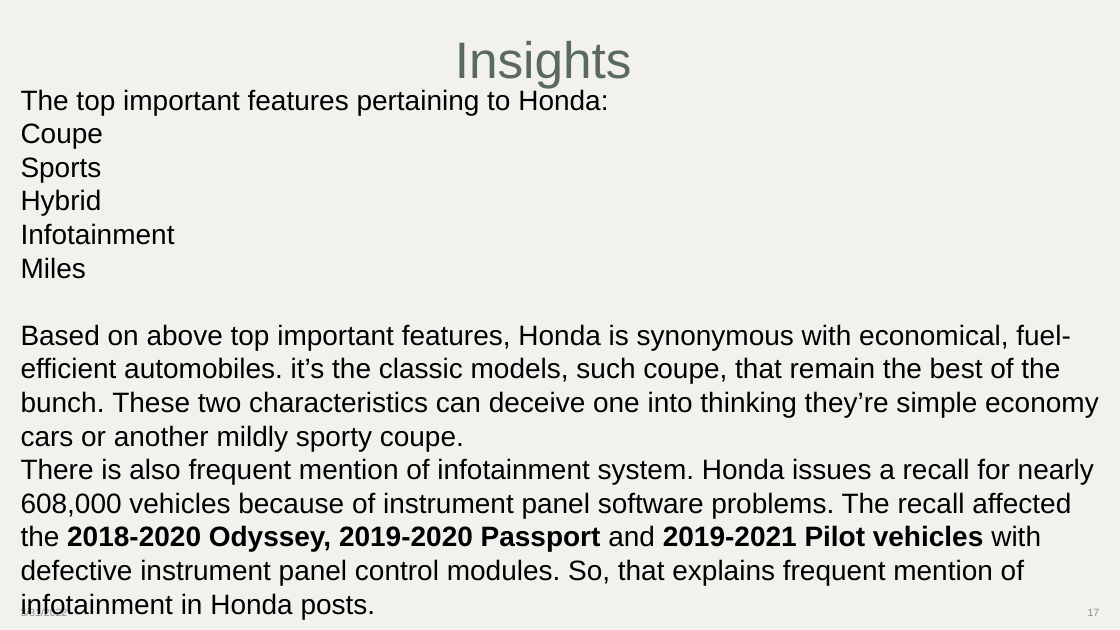
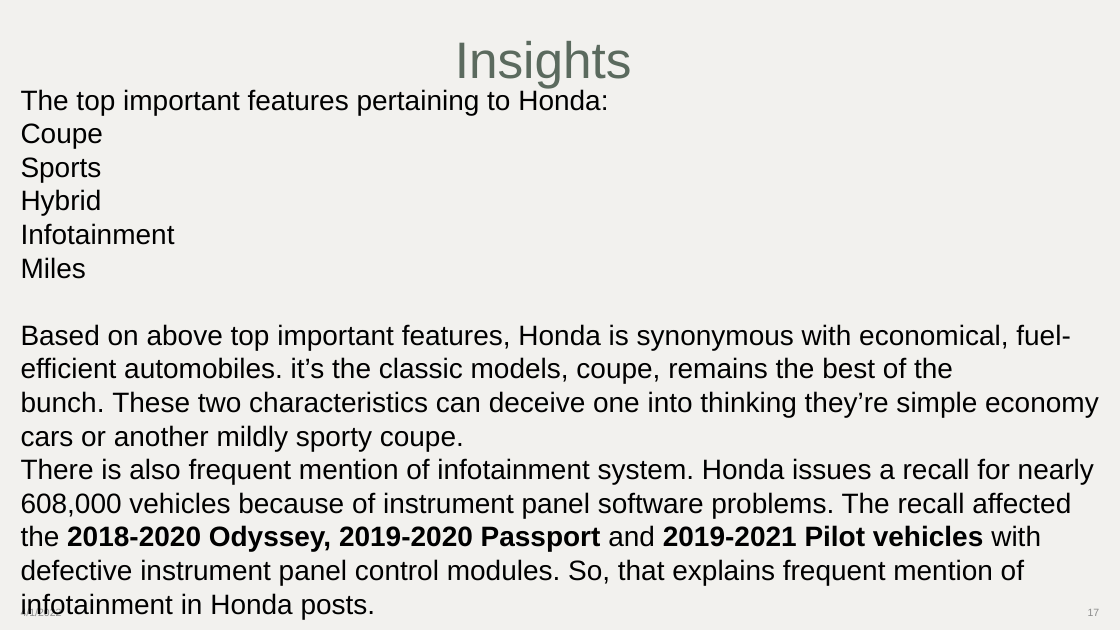
Before and after one commit to yyuetmeng/GA-Project, a slide deck: slide 17 of Project 3- SubReddit Classification/Analysis of Honda Post versus.pptx. Drawn at 1120x630 pixels with LibreOffice and Linux fonts; fonts in the diff are those of the drawing. Boxes give left, top, right and bottom in pixels: in the first picture for what was removed or moved away, otherwise in the second. Text is boxed around its words. In the diff, an @@ line names an element or a change of style, - is before the commit and + after.

```diff
--- a/Project 3- SubReddit Classification/Analysis of Honda Post versus.pptx
+++ b/Project 3- SubReddit Classification/Analysis of Honda Post versus.pptx
@@ text at (21,324,1099,451): text changed @@
-Based on above top important features, Honda is synonymous with economical, fuel-efficient automobiles. it’s the classic models, such coupe, that remain the best of the bunch. These two characteristics can deceive one into thinking they’re simple economy cars or another mildly sporty coupe.
+Based on above top important features, Honda is synonymous with economical, fuel-efficient automobiles. it’s the classic models, coupe, remains the best of the bunch. These two characteristics can deceive one into thinking they’re simple economy cars or another mildly sporty coupe.
@@ text at (21,608,62,616): text changed @@
-3/31/2022
+4/1/2022
```
Also in this commit, not shown: 14 other slides changed, 14 other files.
